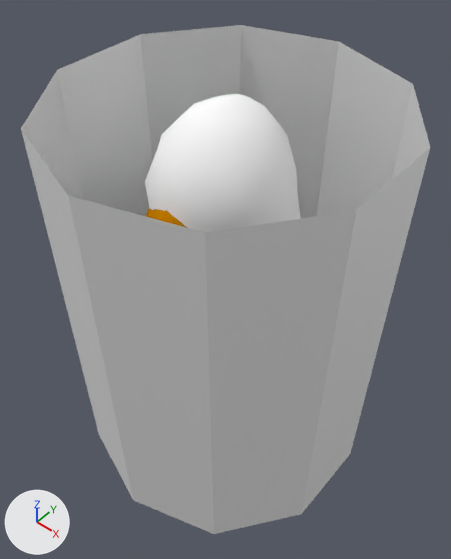
Before and after pictures for a commit that changed the Blender file blender/floe/objects/penguin/penguin.blend.
Rendered twice from a 50 mm camera at (0.371, -0.497, 0.81) aimed at (0.004, -0.074, 0.271). Lighting does not change. The marker at lower left points along +X, +Y and +Z.

The scene before the commit, as lines of its bpy script (objects in view):
```python
me_circle_003 = bpy.data.meshes.new('Circle.003')
me_circle_003.from_pydata(...)  # 20 vertices, 10 faces; spans x -0.78..0.78, y -0.82..0.82, z -1.07..1.08
me_plane = bpy.data.meshes.new('Plane')
me_plane.from_pydata(...)  # 385 vertices, 384 faces; spans x -0.99..0.99, y -0.82..0.84, z -1.13..1.59
me_plane.polygons.foreach_set('use_smooth', [True] * 384)
me_plane.materials.append(mat_penguin)  # its picture is missing
ob_circle = bpy.data.objects.new('Circle', me_circle_003)
ob_circle.location = (0.012, -0.08, 0.259)
ob_circle.scale = (0.237, 0.237, 0.237)
ob_penguin = bpy.data.objects.new('Penguin', me_plane)
ob_penguin.parent = ob_circle
ob_penguin.location = (0.0, -0.00783, -0.139)
ob_penguin.scale = (0.778, 0.778, 0.778)
```
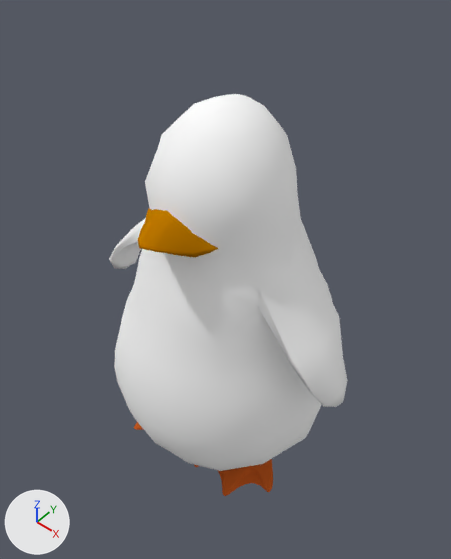
Changed parts and their boxes (x1, y1, x2, y2) in the pictures (451 x 559 px):
'Circle', hidden: before (21, 25, 430, 534)
'Penguin', unchanged, uncovered by the edit: before (145, 94, 301, 233); after (109, 94, 348, 471)
'pingu peak', unchanged, uncovered by the edit: before (146, 209, 187, 228); after (138, 209, 218, 257)
'Pengu Paw  L', unchanged, uncovered by the edit: after (194, 459, 273, 496)

The change, as a list of edits to the scene's bpy script:
```text
Change ob_circle:
    add ob_circle.hide_viewport = True
```
